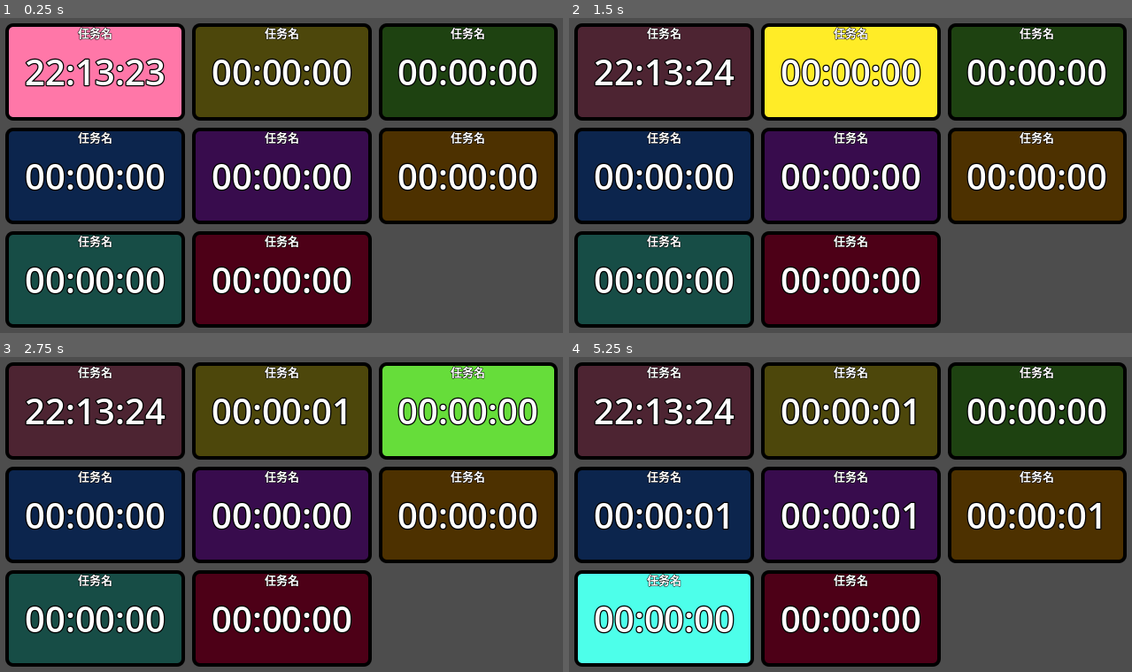
Above: before the commit, frames 1-4 (two rows, left to right).
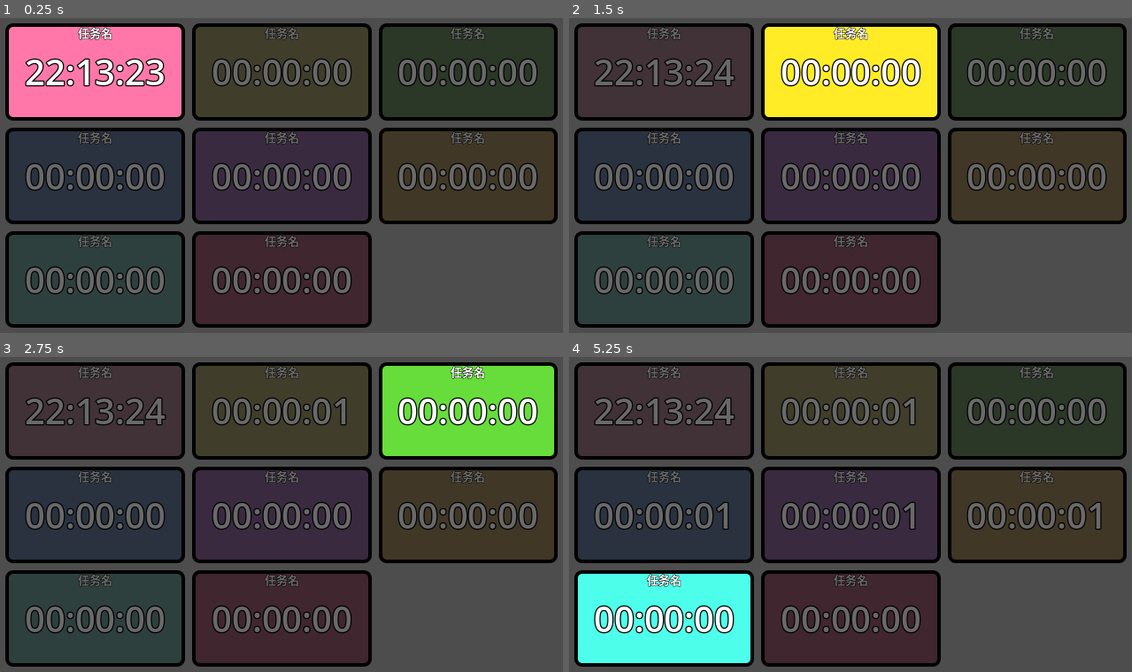
Above: after the commit, the same moments.

Repository: febilly/timer
Game: Godot game, scene res://main.tscn
Same seed, same stepped clock (60 frames per second), same inputs: the game is played once before the commit and once after it.
Inputs (mouse positions are in pixels of both pictures, inside the frame that each line leads up to):
- Up to frame 1 (0.25 s): no input
- Up to frame 2 (1.5 s): click (664, 71) at 0.5 s; click (850, 71) at 1.25 s
- Up to frame 3 (2.75 s): click (467, 410) at 2 s
- Up to frame 4 (5.25 s): click (664, 514) at 2.75 s; click (850, 514) at 3.5 s; click (1036, 514) at 4.25 s; click (664, 618) at 5 s

The runs differ from the first frame. In frame 1, 43% of the frame differs, in the area x 1-99%, y 2-98%; in frame 2, 36%; in frame 3, 43%; in frame 4, 43%.

Commit message:
修改按钮样式，让未激活的按钮更不显眼

Diff:
--- a/Scripts/timer_button.gd
+++ b/Scripts/timer_button.gd
@@ -34,15 +34,20 @@
 	Metronome.tick.connect(tick)
 
 func _process(delta: float) -> void:
-	rescale_labels()
+	update_labels()
 
 
 func tick(seconds: int):
 	if button_pressed:
 		cumulative_time += 1
 
-func rescale_labels() -> void:
+func update_labels() -> void:
 	for label: Label in labels.get_children():
+		if button_pressed:
+			label.label_settings.font_color = Color.WHITE
+		else:
+			label.label_settings.font_color = Color.DIM_GRAY
+
 		if label is ResponsiveLabel:
 			label = label as ResponsiveLabel
 			label.update_font_size(size)
@@ -57,12 +62,16 @@
 
 	begin_bulk_theme_override()
 
-	var normal_color: Color = color.darkened(0.7)
+	var normal_color: Color = color
+	normal_color.s *= 0.4
+	normal_color.v *= 0.25
 	style_box = base_style_box.duplicate()
 	style_box.bg_color = normal_color
 	add_theme_stylebox_override("normal", style_box)
 
-	var hover_color: Color = color.darkened(0.8)
+	var hover_color: Color = color
+	hover_color.s *= 0.4
+	hover_color.v *= 0.2
 	style_box = base_style_box.duplicate()
 	style_box.bg_color = hover_color
 	add_theme_stylebox_override("hover", style_box)
--- a/timer.tscn
+++ b/timer.tscn
@@ -34,11 +34,13 @@
 events = [SubResource("InputEventKey_ircie"), SubResource("InputEventKey_skdni")]
 
 [sub_resource type="LabelSettings" id="LabelSettings_g3bes"]
+resource_local_to_scene = true
 font_size = 64
 outline_size = 8
 outline_color = Color(0, 0, 0, 1)
 
 [sub_resource type="LabelSettings" id="LabelSettings_gl33a"]
+resource_local_to_scene = true
 font_size = 32
 outline_size = 6
 outline_color = Color(0, 0, 0, 1)
